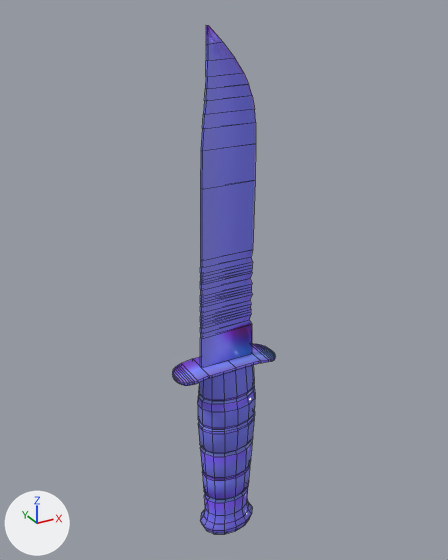
An edit to the FBX model Assets/Resources/Models/Weapons/knife.fbx, drawn before and after from the same camera.
The view is the same before and after, from a 50 mm camera at (-0.0466, -0.0836, 0.0762) aimed at (0.0006, 0.0022, 0.0333). Lighting does not change. The marker at lower left points along +X, +Y and +Z. Mesh edges are drawn as thin lines. Where no turn or scale is listed for an object, it has been applied to the vertices.

In view in the first picture: 'knife_low'.
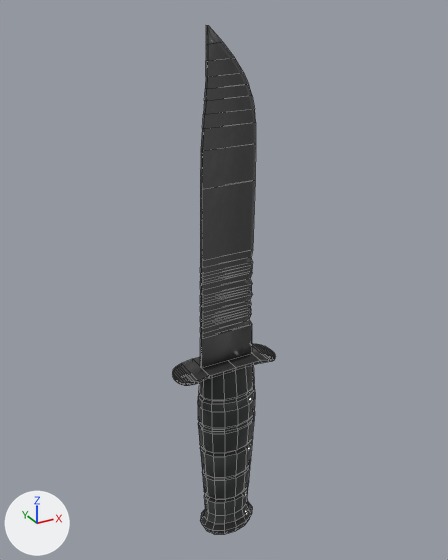
Boxes [x1, y1, x2, y2] around the edits, measured in the pictures (448 x 560 px):
```json
{"object": "knife_low", "change": "recoloured", "before": [172, 25, 276, 534], "after": [172, 25, 276, 534], "on screen": "blue to black"}
```

The change, as JSON lines over the scene's bpy script:
```json
{"op": "add", "block": "img_knife_png", "code": ["img_knife_png = load_image('knife.png', '../../../../Blender/Textures/knife.png', 1024, 1024, 'sRGB')"]}
{"op": "add", "block": "mat_none__knife_png", "code": ["mat_none__knife_png = principled_material('None__knife_png')", "mat_none__knife_png.texture = img_knife_png", "mat_none__knife_png.roughness = 0.106"]}
{"block": "me_knife_low", "where": "me_knife_low.from_pydata(...)  # 489 vertices, 483 faces; spans x -0.0102..0.0095, y -0.004..0.004, z -0.0165..0.0758"}
{"op": "remove", "block": "me_knife_low", "code": "me_knife_low.materials.append(mat_none__untitled)  # picture img_knife_normal_png"}
{"op": "add", "block": "me_knife_low", "code": "me_knife_low.materials.append(mat_none__knife_png)  # picture img_knife_png"}
```
